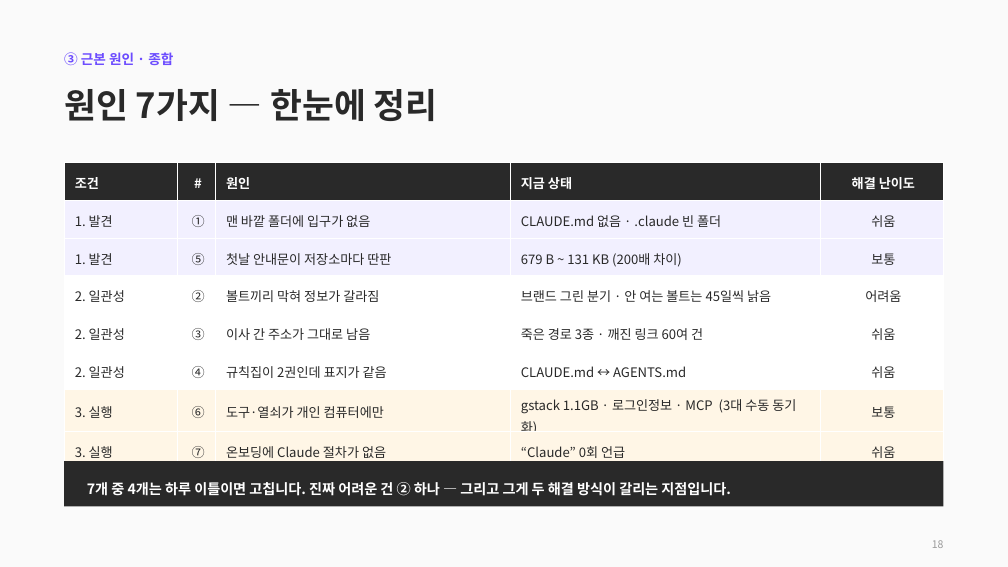
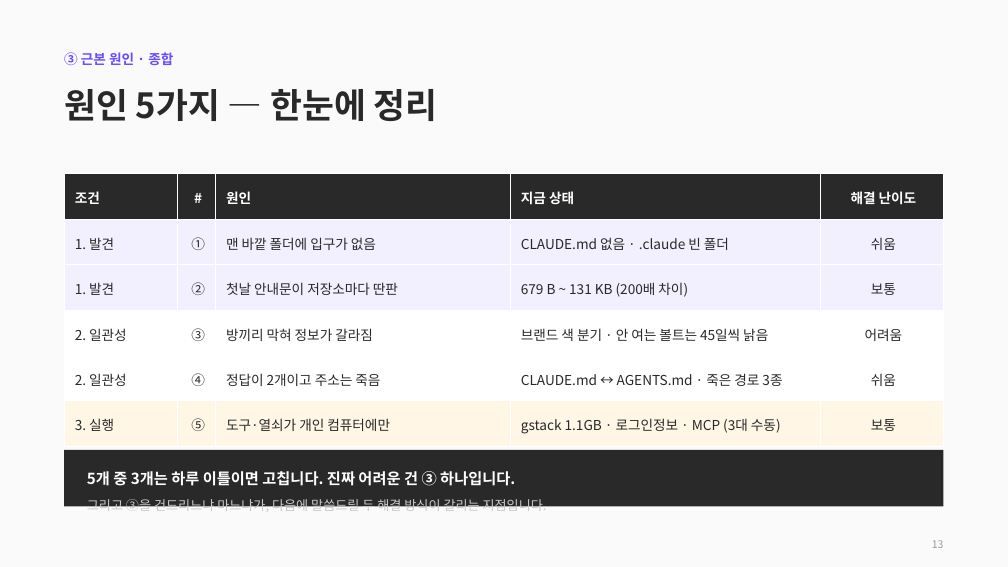
Before and after one commit to CdBd-in/design, a slide deck: slide 13 of CdBd 문서 체계 진단 및 개편 제안.pptx (slide 18 before the commit). Drawn at 1008x567 pixels with LibreOffice and Linux fonts; fonts in the diff are those of the drawing. Boxes give left, top, right and bottom in pixels: in the first picture for what was removed or moved away, otherwise in the second. Text is boxed around its words. In the diff, an @@ line names an element or a change of style, - is before the commit and + after.

```diff
--- a/CdBd 문서 체계 진단 및 개편 제안.pptx
+++ b/CdBd 문서 체계 진단 및 개편 제안.pptx
@@ text at (x1=64, y1=89, x2=438, y2=121): text changed @@
-원인 7가지 — 한눈에 정리
+원인 5가지 — 한눈에 정리
@@ table at (x1=64, y1=174, x2=944, y2=446) @@
-row 3: 1. 발견 | ⑤ | 첫날 안내문이 저장소마다 딴판 | 679 B ~ 131 KB (200배 차이) | 보통
-row 4: 2. 일관성 | ② | 볼트끼리 막혀 정보가 갈라짐 | 브랜드 그린 분기 · 안 여는 볼트는 45일씩 낡음 | 어려움
-row 5: 2. 일관성 | ③ | 이사 간 주소가 그대로 남음 | 죽은 경로 3종 · 깨진 링크 60여 건 | 쉬움
-row 6: 2. 일관성 | ④ | 규칙집이 2권인데 표지가 같음 | CLAUDE.md ↔ AGENTS.md | 쉬움
-row 7: 3. 실행 | ⑥ | 도구·열쇠가 개인 컴퓨터에만 | gstack 1.1GB · 로그인정보 · MCP (3대 수동 동기화) | 보통
-row 8: 3. 실행 | ⑦ | 온보딩에 Claude 절차가 없음 | “Claude” 0회 언급 | 쉬움
+row 3: 1. 발견 | ② | 첫날 안내문이 저장소마다 딴판 | 679 B ~ 131 KB (200배 차이) | 보통
+row 4: 2. 일관성 | ③ | 방끼리 막혀 정보가 갈라짐 | 브랜드 색 분기 · 안 여는 볼트는 45일씩 낡음 | 어려움
+row 5: 2. 일관성 | ④ | 정답이 2개이고 주소는 죽음 | CLAUDE.md ↔ AGENTS.md · 죽은 경로 3종 | 쉬움
+row 6: 3. 실행 | ⑤ | 도구·열쇠가 개인 컴퓨터에만 | gstack 1.1GB · 로그인정보 · MCP (3대 수동) | 보통
@@ table resized from (x1=64, y1=163, x2=944, y2=465) to (x1=64, y1=174, x2=944, y2=446) @@
@@ rectangle resized from (x1=64, y1=461, x2=944, y2=507) to (x1=64, y1=450, x2=944, y2=507) @@
@@ text at (x1=87, y1=471, x2=547, y2=514): text changed; size 13.5 to 12.5 pt; text colour #FFFFFF to #C9C9C9; bold off @@
-7개 중 4개는 하루 이틀이면 고칩니다. 진짜 어려운 건 ② 하나 — 그리고 그게 두 해결 방식이 갈리는 지점입니다.
+5개 중 3개는 하루 이틀이면 고칩니다. 진짜 어려운 건 ③ 하나입니다.
+그리고 ③을 건드리느냐 마느냐가, 다음에 말씀드릴 두 해결 방식이 갈리는 지점입니다.
```
Also in this commit, not shown: 16 other slides changed, 5 slides removed, 1 other file.
